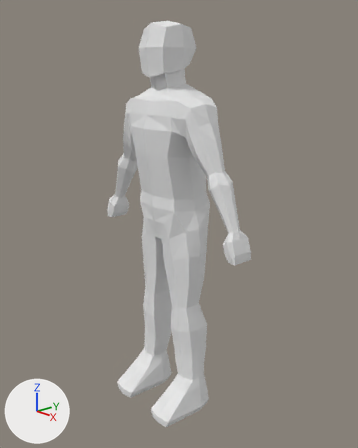
The Blender file Dodgeball_Game/Dodgeball_Elements/Assets/Models/Full_Blender_Files/Base_Character.blend: old version first, new version second.
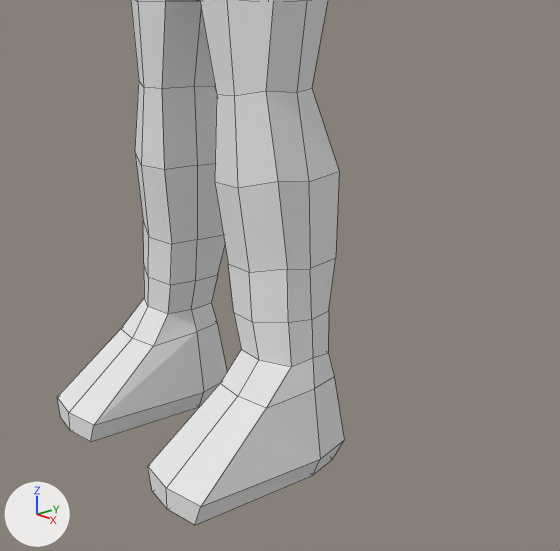
Each version is shown whole from a 50 mm lens placed at (4.33, -3.58, 4.06), pointed at (0.1, 0.06, 2.32), then close up from a 50 mm lens placed at (2.38, -1.73, 1.57), pointed at (0.54, -0.15, 0.81). Lighting does not change. The marker at lower left points along +X, +Y and +Z. The close-ups show mesh edges as thin lines.
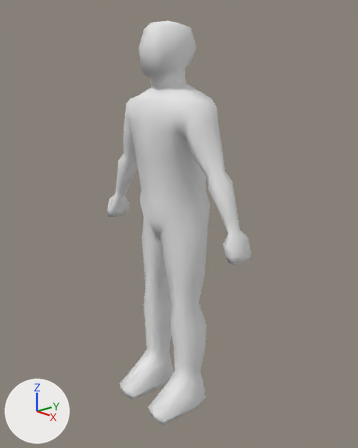
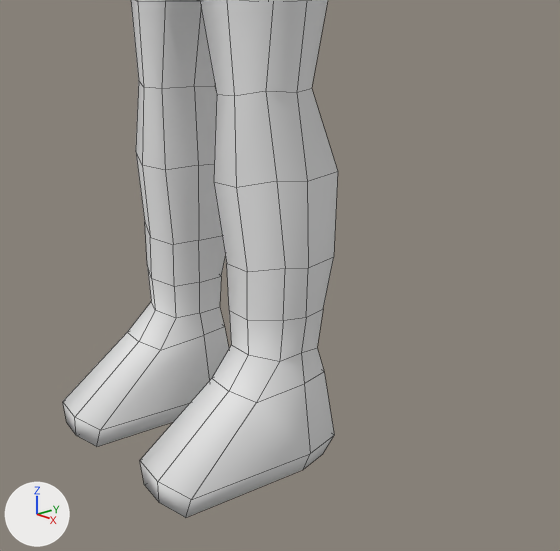
Location of each change, [x1, y1, x2, y2] in pixels of the close-ups (560 x 551 px; the box of a moved part takes in the faces that stretch with it):
'Cube', reshaped: before [57, 0, 344, 525]; after [63, 0, 338, 518]
part 1 of me_cube, moved or reshaped: before [57, 222, 344, 525]; after [63, 224, 334, 518]
part 2 of me_cube, shading changed: [131, 0, 328, 272] in both

The change, as a diff of the scene's bpy script:
```diff
--- a/Dodgeball_Game/Dodgeball_Elements/Assets/Models/Full_Blender_Files/Base_Character.blend.py
+++ b/Dodgeball_Game/Dodgeball_Elements/Assets/Models/Full_Blender_Files/Base_Character.blend.py
@@ me_cube @@
 me_cube.from_pydata(...)  # 256 vertices, 240 faces; spans x 0.0..6.3, y -2.3..1.6, z -19.1..1.2
 # used by ob_cube; location = (0.0, 0.0, 4.276); scale = (0.187, 0.224, 0.224)
+# me_cube part 1: all 41 vertices in x 0.9..3.1, y -2.3..0.9, z -19.1..-16.4 are multiplied about their middle by the matrix ((0.995, -0.003, 0.031), (0.0, 1.0, 0.0), (0.0, 0.0, 1.0)), then moved by (-0.3, 0.0, 0.0)
+# me_cube part 2: all faces are now shaded smooth (240 of 240 changed)
 me_cube.materials.append(mat_material)
```
